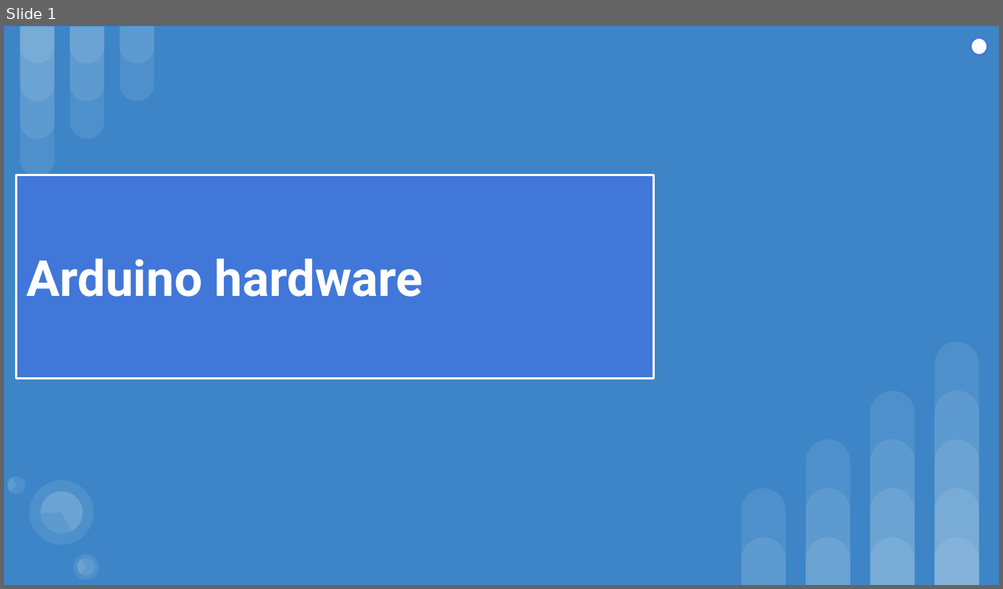
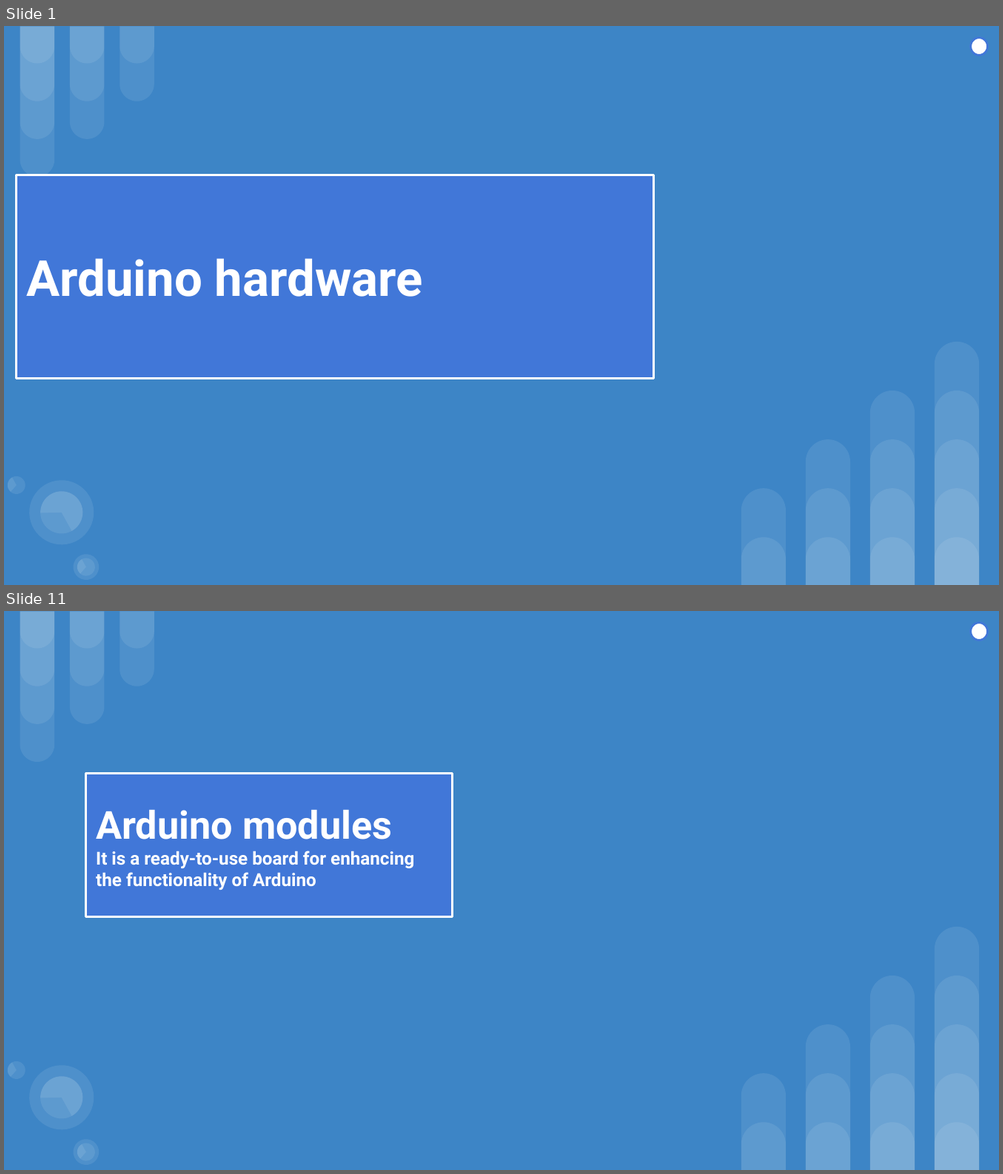
Before and after one commit to sajinamatya/Fake_news-classification, a slide deck: New.pptx. Shown one above the other, each under a label of ours: slide 1 before the commit, slides 1 and 11 after it; the slides between them are not shown. The pictures are 1003x589 and 1003x1174 pixels, drawn with LibreOffice and Linux fonts; fonts in the diff are those of the drawing. Boxes give left, top, right and bottom in pixels: in the first picture for what was removed or moved away, otherwise in the second. Text is boxed around its words. In the diff, an @@ line names an element or a change of style, - is before the commit and + after.

```diff
--- a/New.pptx
+++ b/New.pptx
@@ slide 11 added at bbox=[4, 611, 999, 1170], background #3D85C6; not listed: 23 template elements that a slide beside it also shows @@
@@ ellipse added at bbox=[970, 623, 987, 641], fill #FFFFFF, outline #4177D8 1.5 pt @@
@@ rectangle added at bbox=[85, 773, 452, 917], fill #4177D8, outline #FFFFFF 1.5 pt, 13 pt, text #FFFFFF, bold @@
+Arduino modules
+It is a ready-to-use board for enhancing the functionality of Arduino
@@ group added at bbox=[5, 1053, 106, 1170]: 5 ellipses, 3 pie slice (boxed as its full ellipse)s @@
```
Also in this commit, not shown: 8 slides changed, 5 other slides added, 1 slide removed.
